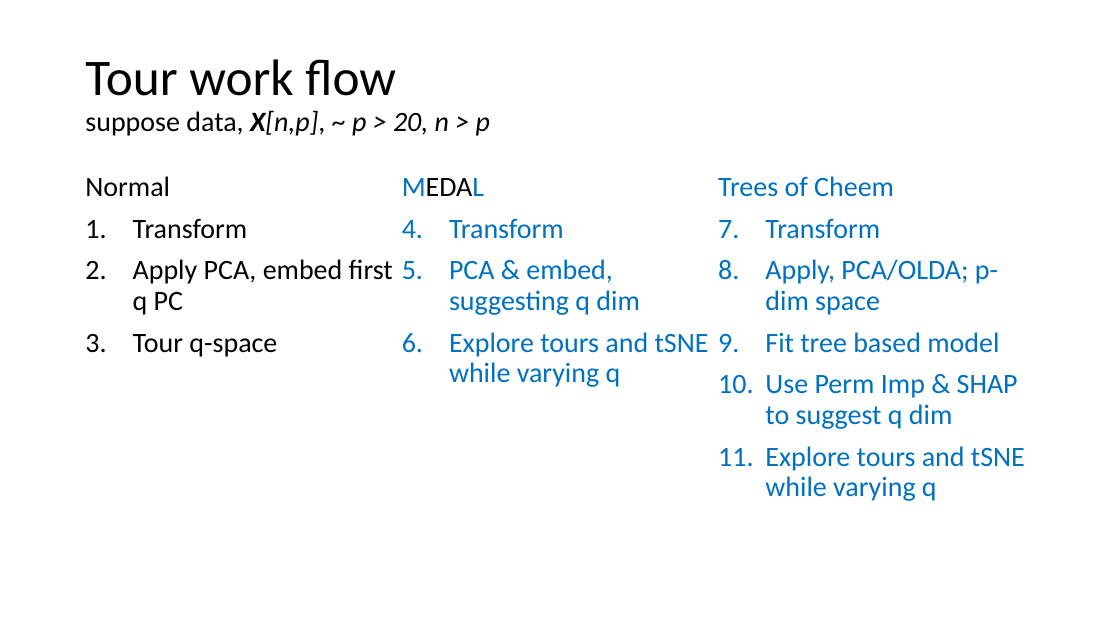
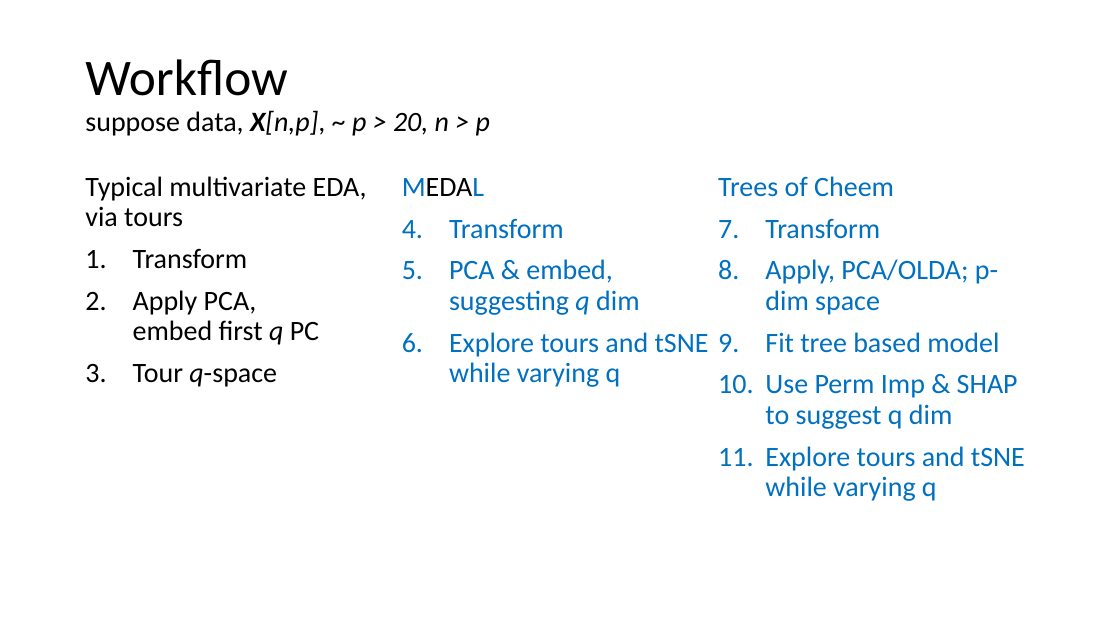
Before and after one commit to nspyrison/ML_EDA, a slide deck: slide 3 of zDesignDrafts/Trees_of_Cheem_pitch.pptx. Drawn at 1120x630 pixels with LibreOffice and Linux fonts; fonts in the diff are those of the drawing. Boxes give left, top, right and bottom in pixels: in the first picture for what was removed or moved away, otherwise in the second. Text is boxed around its words. In the diff, an @@ line names an element or a change of style, - is before the commit and + after.

```diff
--- a/zDesignDrafts/Trees_of_Cheem_pitch.pptx
+++ b/zDesignDrafts/Trees_of_Cheem_pitch.pptx
@@ title at box(85, 59, 490, 136): text changed @@
-Tour work flow
-suppose data, X[n,p], ~ p > 20, n > p
+Workflow
+suppose data, X[n,p], ~ p > 20, n > p
@@ text at box(85, 176, 367, 227): text changed @@
-Normal
+Typical multivariate EDA, via tours
@@ text at box(133, 259, 639, 387): italic on in "q", "q-space", "q" @@
```
Also in this commit, not shown: 1 other slide changed, 3 other files.
